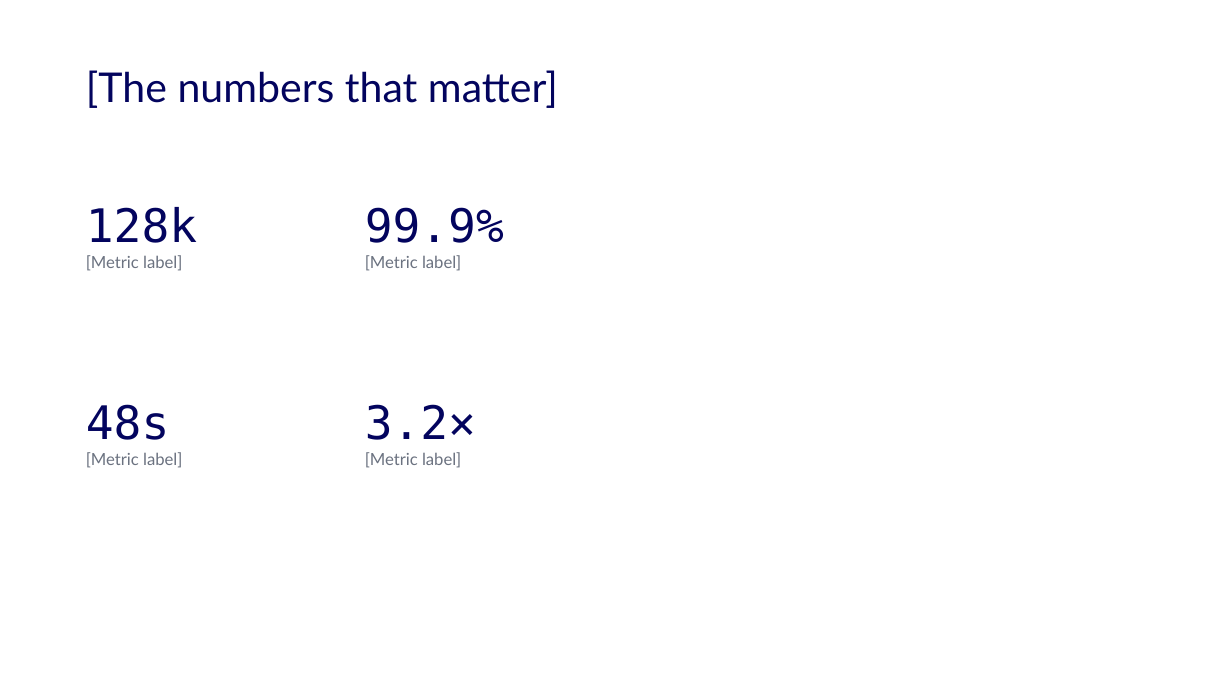
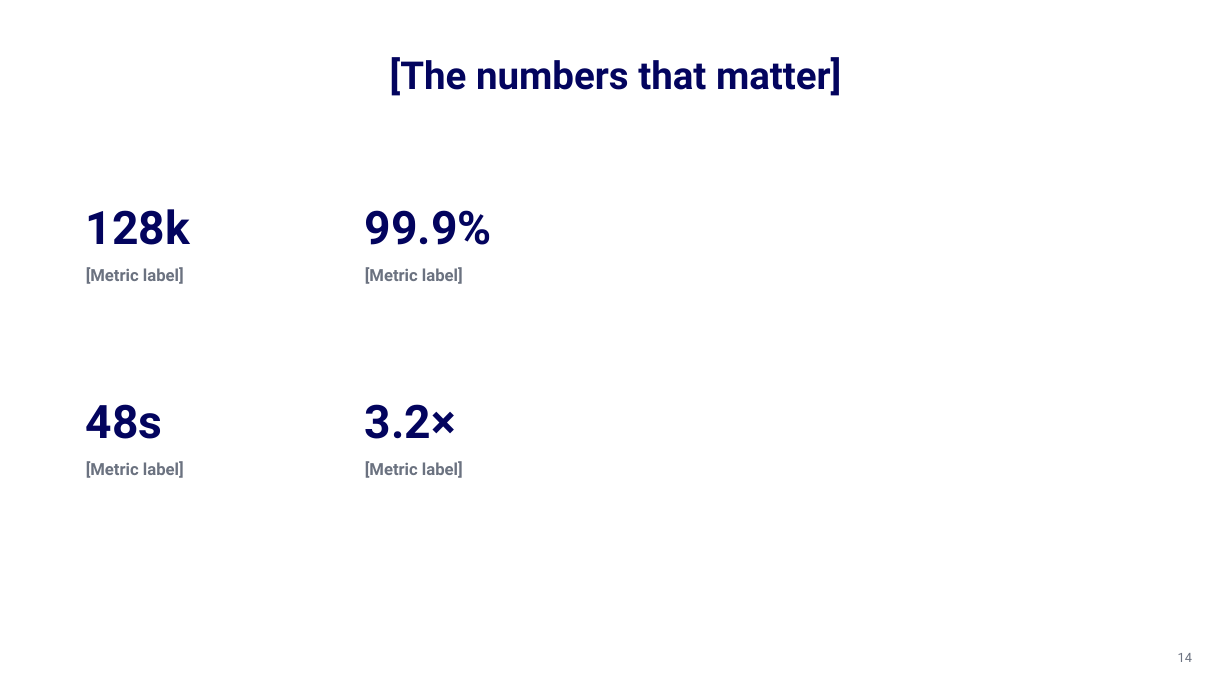
Before and after one commit to accelerate-data/ad-design-system, a slide deck: slide 14 of pitch/Vibedata-Pitch-Template.pptx (slide 13 before the commit). Drawn at 1232x693 pixels with LibreOffice and Linux fonts; fonts in the diff are those of the drawing; background and template pictures are left out. Boxes give left, top, right and bottom in pixels: in the first picture for what was removed or moved away, otherwise in the second. Text is boxed around its words. In the diff, an @@ line names an element or a change of style, - is before the commit and + after.

```diff
--- a/pitch/Vibedata-Pitch-Template.pptx
+++ b/pitch/Vibedata-Pitch-Template.pptx
@@ title "[The numbers that matter]": place and size @@
-title "[The numbers that matter]" at (86,70,558,108)
+title "[The numbers that matter]" at (390,57,841,96)
@@ title "[The numbers that matter]" at (390,57,841,96): size 32 to 30 pt, font Lato to Roboto, bold on; alignment left to centre @@
@@ text "128k" at (86,209,190,284): font DejaVu Sans Mono to Roboto in "128k"; bold on; font Lato to Roboto in "[Metric label]"; indent changed; more space between paragraphs @@
@@ text "99.9%" at (365,210,492,284): font DejaVu Sans Mono to Roboto in "99.9%"; bold on; font Lato to Roboto in "[Metric label]"; indent changed; more space between paragraphs @@
@@ text "48s" at (86,404,184,478): font DejaVu Sans Mono to Roboto in "48s"; bold on; font Lato to Roboto in "[Metric label]"; indent changed; more space between paragraphs @@
@@ text "3.2×" at (365,404,463,478): font DejaVu Sans Mono to Roboto in "3.2×"; bold on; font Lato to Roboto in "[Metric label]"; indent changed; more space between paragraphs @@
@@ page number added at (1178,653,1192,662), 10 pt, text #6B7280 @@
+14
```
Also in this commit, not shown: 15 other slides changed, 1 slide added.
